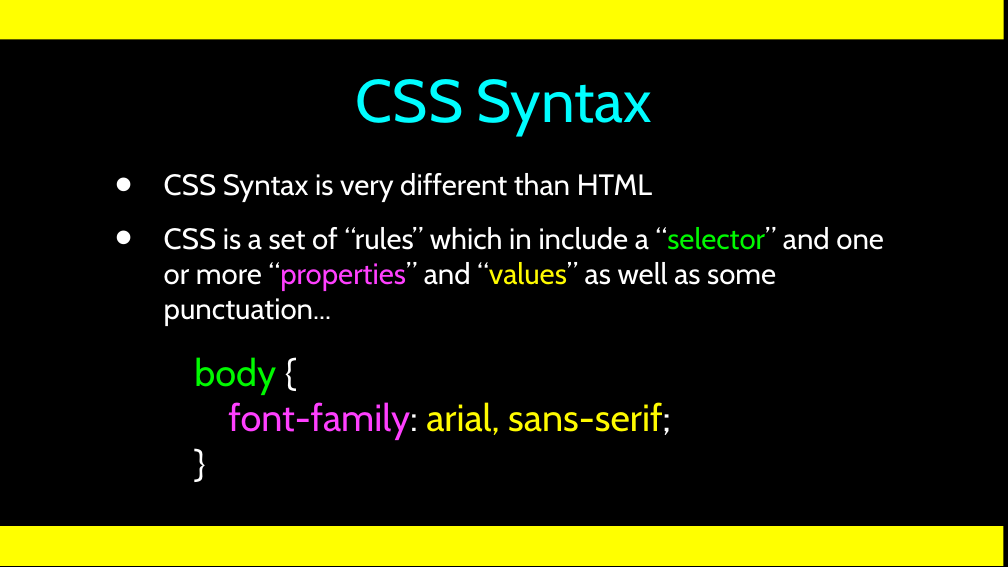
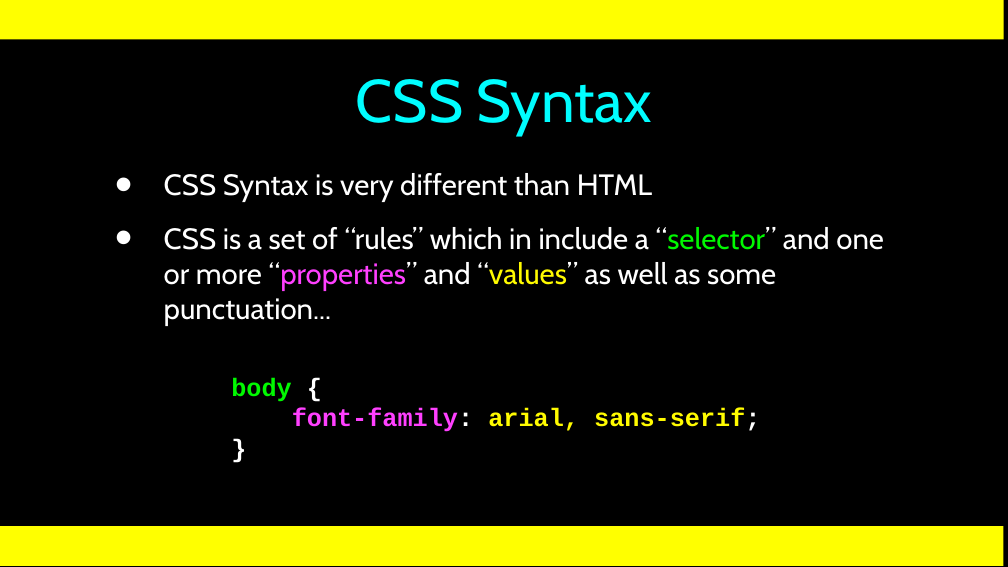
Before and after one commit to csev/wa4e, a slide deck: slide 8 of lectures/Web-03-CSS.ppt. Drawn at 1008x567 pixels with LibreOffice and Linux fonts; fonts in the diff are those of the drawing. Boxes give left, top, right and bottom in pixels: in the first picture for what was removed or moved away, otherwise in the second. Text is boxed around its words. In the diff, an @@ line names an element or a change of style, - is before the commit and + after.

```diff
--- a/lectures/Web-03-CSS.ppt
+++ b/lectures/Web-03-CSS.ppt
@@ text "body {": place and size @@
-text "body {" at bbox=[194, 357, 670, 440]
+text "body {" at bbox=[231, 378, 760, 432]
@@ text "body {" at bbox=[231, 378, 760, 432]: size 27 to 18 pt, font Cabin to Courier New, bold on @@
```
Also in this commit, not shown: 8 other slides changed, 8 slides added, 11 slides removed, 1 other file.
